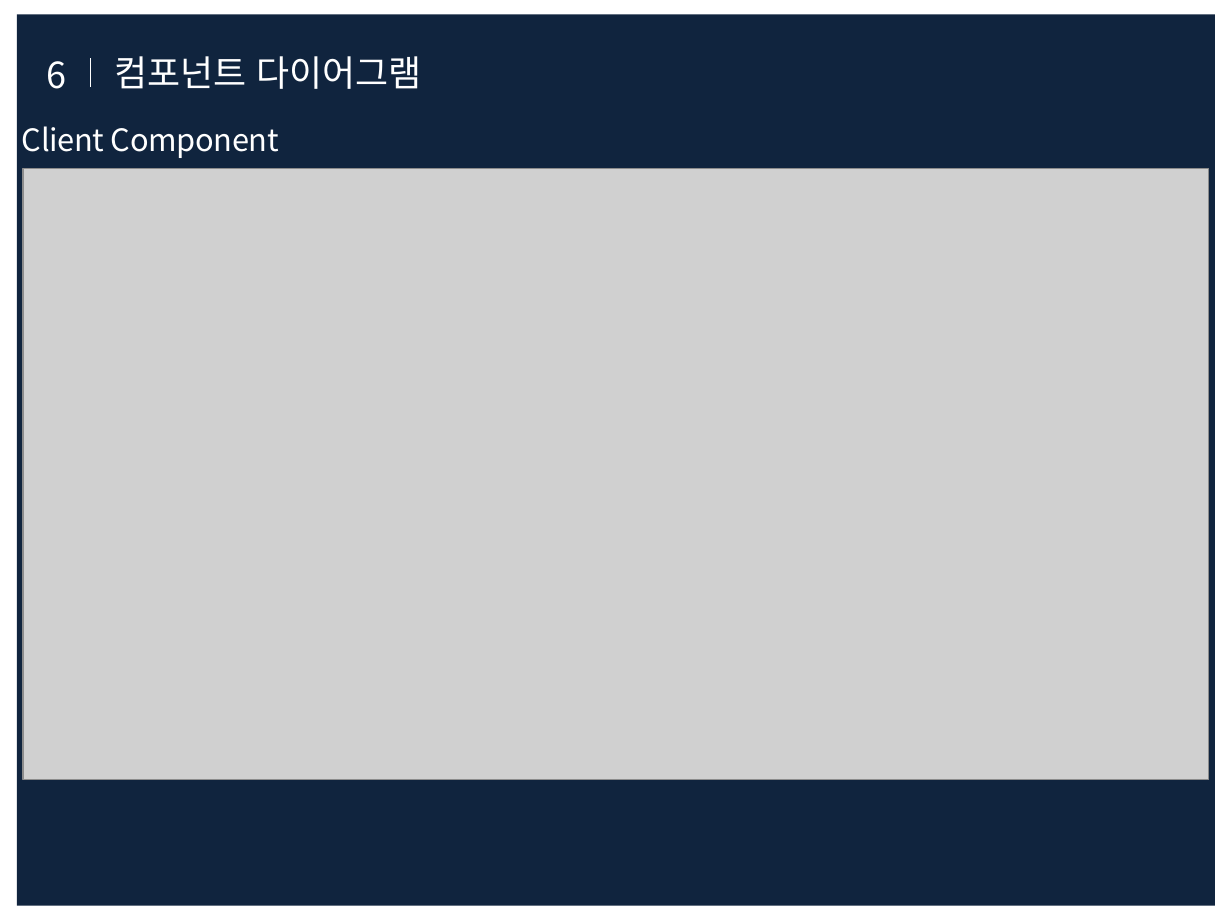
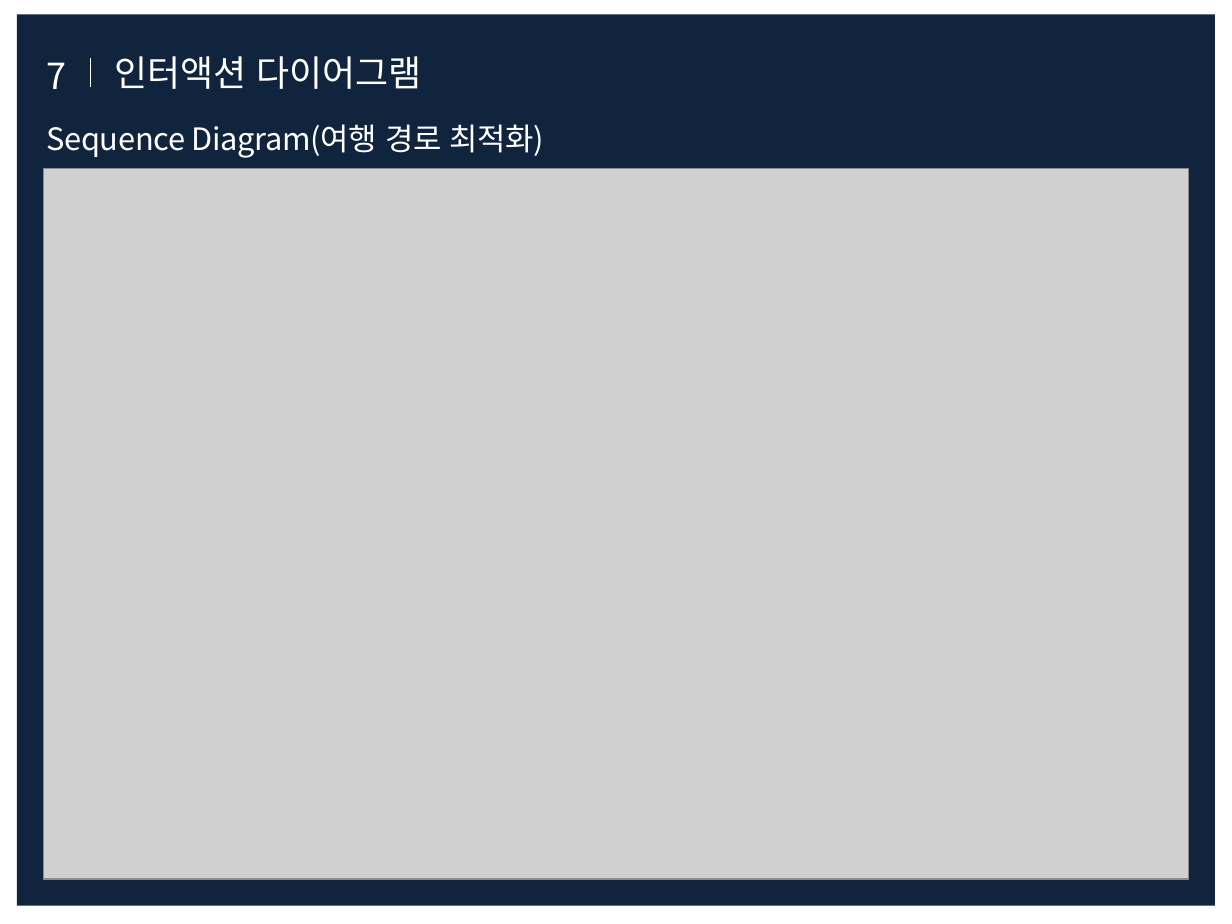
Before and after one commit to ardente6320/TripPilot, a slide deck: slide 12 of 설계/설계 발표자료(강구원, 김기훈, 김태현).pptx (slide 13 before the commit). Drawn at 1232x924 pixels with LibreOffice and Linux fonts; fonts in the diff are those of the drawing; grey boxes stand for pictures. Boxes give left, top, right and bottom in pixels: in the first picture for what was removed or moved away, otherwise in the second. Text is boxed around its words. In the diff, an @@ line names an element or a change of style, - is before the commit and + after.

```diff
--- a/설계/설계 발표자료(강구원, 김기훈, 김태현).pptx
+++ b/설계/설계 발표자료(강구원, 김기훈, 김태현).pptx
@@ text at [114, 56, 421, 89]: text changed @@
-컴포넌트 다이어그램
+인터액션 다이어그램
@@ text at [46, 62, 66, 89]: text changed @@
-6
+7
@@ text at [46, 124, 544, 158]: text changed @@
-Client Component
+Sequence Diagram(여행 경로 최적화)
@@ picture: place and size @@
-picture at [23, 169, 1209, 780]
+picture at [43, 169, 1188, 880]
```
Also in this commit, not shown: 4 other slides changed, 1 slide removed, 4 other files.
